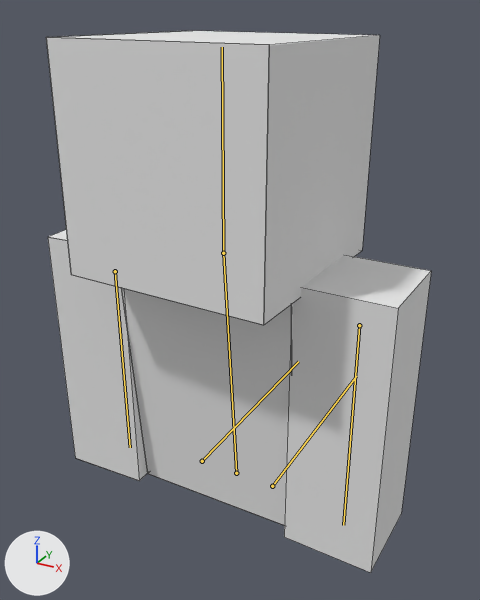
The Blender file mods/player_api/models/character.blend, before and after one commit.
The view is the same before and after, from a 50 mm lens placed at (6.91, -12.38, 11.72), pointed at (-0.53, 1.14, 4.96). Lighting does not change. The marker at lower left points along +X, +Y and +Z. Both versions are drawn at frame 101 of the action 'ArmatureAction'; the numbers are the values there. The bones that bend it are drawn over the model as lines. Mesh edges are drawn as thin lines.

Names of what the first picture shows: 'Player'.
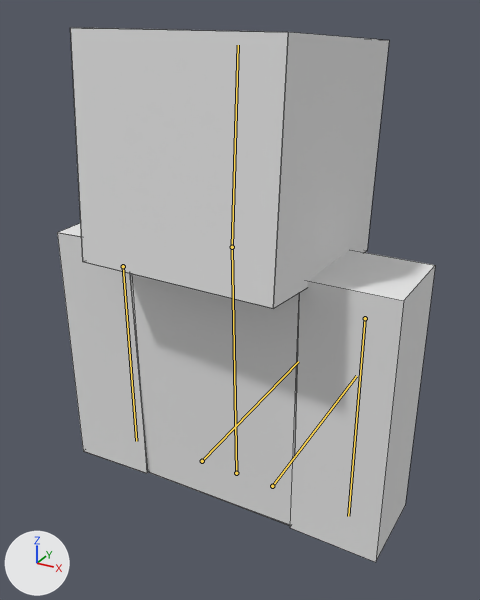
Commit message: Slow motion of sitting animation

Pixel boxes (x1, y1, x2, y2) of what changed, in the pictures (480 x 600 px):
'Player', posed: before (46, 31, 431, 573); after (57, 28, 435, 562)
bone 'Body', root to tip: before (236, 473) to (223, 253); after (236, 473) to (232, 247)
bone 'Arm_Left', root to tip: before (115, 271) to (130, 447); after (123, 266) to (136, 441)
bone 'Arm_Right', root to tip: before (359, 325) to (343, 525); after (365, 318) to (348, 516)

What the commit changed:
Bone 'Body' (bone_body) turns from (5, 0, 0) to (1, 0, 0) degrees about its own x, y and z.
Bone 'Arm_Left' (bone_arm_left) turns from (-5, -2, 0) to (-1, -2, 0) degrees about its own x, y and z.
Bone 'Arm_Right' (bone_arm_right) turns from (-5, 2, 0) to (-1, 2, 0) degrees about its own x, y and z.
Bone 'Leg_Right' (bone_leg_right) turns from (85, 0, 0) to (88, 0, 0) degrees about its own x, y and z.
Bone 'Leg_Left' (bone_leg_left) turns from (85, 0, 0) to (88, 0, 0) degrees about its own x, y and z.
